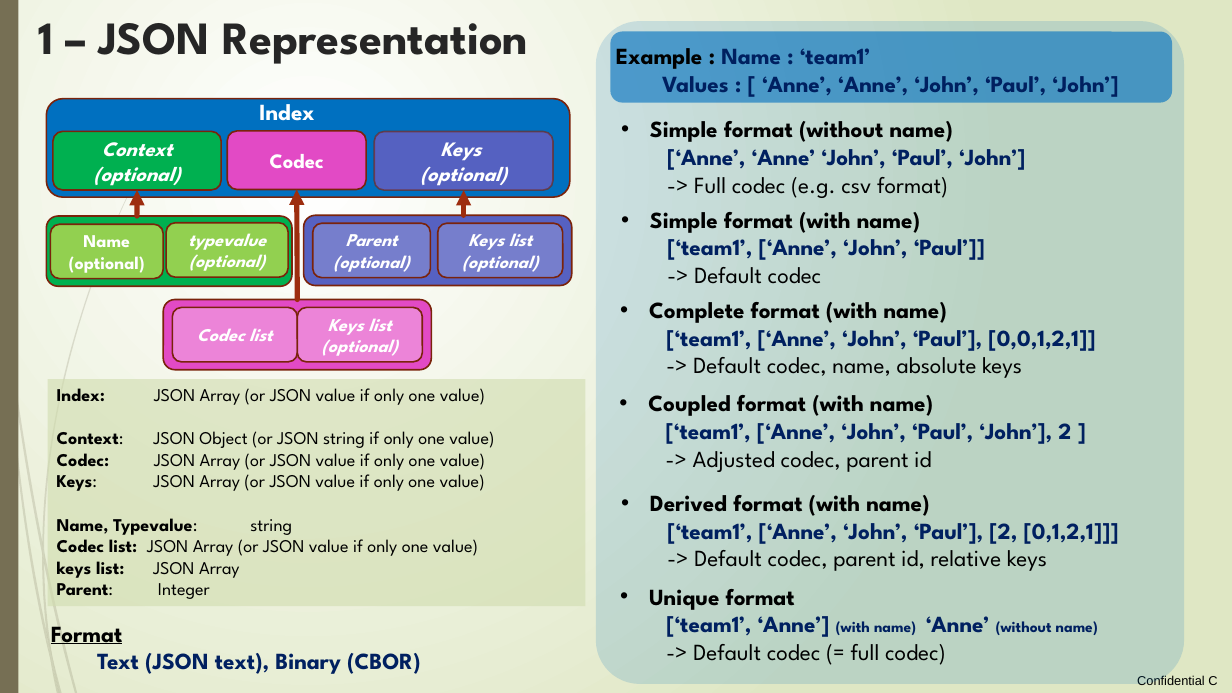
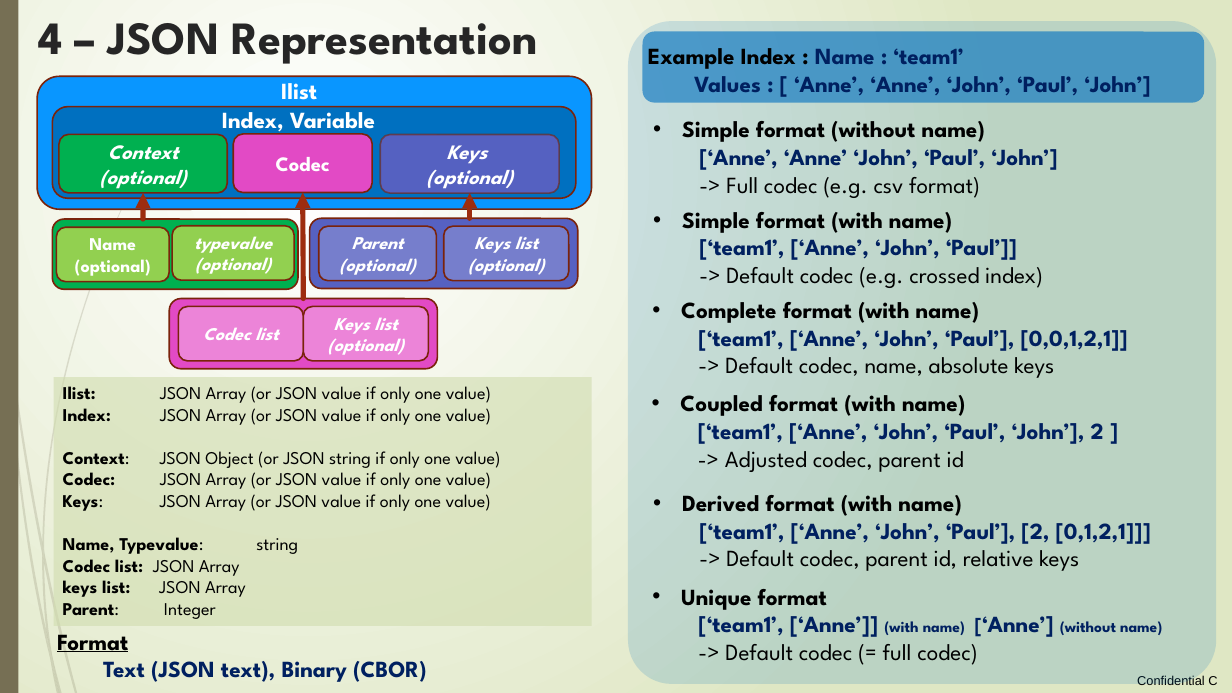
Before and after one commit to loco-philippe/Environmental-Sensing, a slide deck: slide 27 of documentation/ilist_technical.pptx (slide 19 before the commit). Drawn at 1232x693 pixels with LibreOffice and Linux fonts; fonts in the diff are those of the drawing. Boxes give left, top, right and bottom in pixels: in the first picture for what was removed or moved away, otherwise in the second. Text is boxed around its words. In the diff, an @@ line names an element or a change of style, - is before the commit and + after.

Commit message:
New Ilist

```diff
--- a/documentation/ilist_technical.pptx
+++ b/documentation/ilist_technical.pptx
@@ title at bbox=[38, 23, 538, 64]: text changed @@
-1 – JSON Representation
+4 – JSON Representation
@@ 6 texts, 2 rounded rectangles: place and size @@
-6 texts, 2 rounded rectangles at bbox=[596, 21, 1185, 684]
+6 texts, 2 rounded rectangles at bbox=[628, 21, 1217, 684]
@@ text at bbox=[648, 48, 963, 69]: text changed; text colour #002060 to #000000 @@
-Example : Name : ‘team1’
+Example Index : Name : ‘team1’
@@ rounded rectangle added at bbox=[37, 77, 592, 210], fill #0996FF, outline #7A240C 1.25 pt @@
@@ text added at bbox=[281, 76, 317, 100], 18 pt, text #FFFFFF, bold @@
+Ilist
@@ rounded rectangle: place and size @@
-rounded rectangle at bbox=[46, 99, 570, 198]
+rounded rectangle at bbox=[53, 106, 577, 198]
@@ text at bbox=[222, 106, 375, 135]: text changed @@
-Index
+Index, Variable
@@ 6 rounded rectangles, 3 arrows: place and size @@
-6 rounded rectangles, 3 arrows at bbox=[46, 131, 572, 299]
+6 rounded rectangles, 3 arrows at bbox=[53, 134, 578, 299]
@@ text at bbox=[726, 267, 1043, 288]: text changed @@
-  -> Default codec
+  -> Default codec (e.g. crossed index)
@@ 6 rounded rectangles: place and size @@
-6 rounded rectangles at bbox=[51, 224, 563, 370]
+6 rounded rectangles at bbox=[56, 226, 568, 369]
@@ rectangle "Ilist: JSON Array (or JSON ...": place and size @@
-rectangle "Ilist: JSON Array (or JSON ..." at bbox=[47, 379, 585, 606]
+rectangle "Ilist: JSON Array (or JSON ..." at bbox=[54, 377, 592, 626]
@@ text in rectangle at bbox=[63, 386, 96, 400]: paragraph added @@
+Ilist: JSON Array (or JSON value if only one value)
@@ text in rectangle at bbox=[63, 553, 240, 576]: text changed; bold on @@
-Codec list: JSON Array (or JSON value if only one value)
+Codec list: JSON Array
@@ text "Unique format": place and size @@
-text "Unique format" at bbox=[649, 589, 1098, 665]
+text "Unique format" at bbox=[681, 589, 1162, 665]
@@ text "Format": place and size @@
-text "Format" at bbox=[51, 626, 421, 674]
+text "Format" at bbox=[57, 634, 427, 682]
@@ text at bbox=[698, 609, 1162, 637]: text changed; size 12 to 18 pt @@
-  [‘team1’, ‘Anne’] (with name) ‘Anne’ (without name)
+  [‘team1’, [‘Anne’]] (with name) [‘Anne’] (without name)
```
Also in this commit, not shown: 7 other slides changed, 2 other files.
